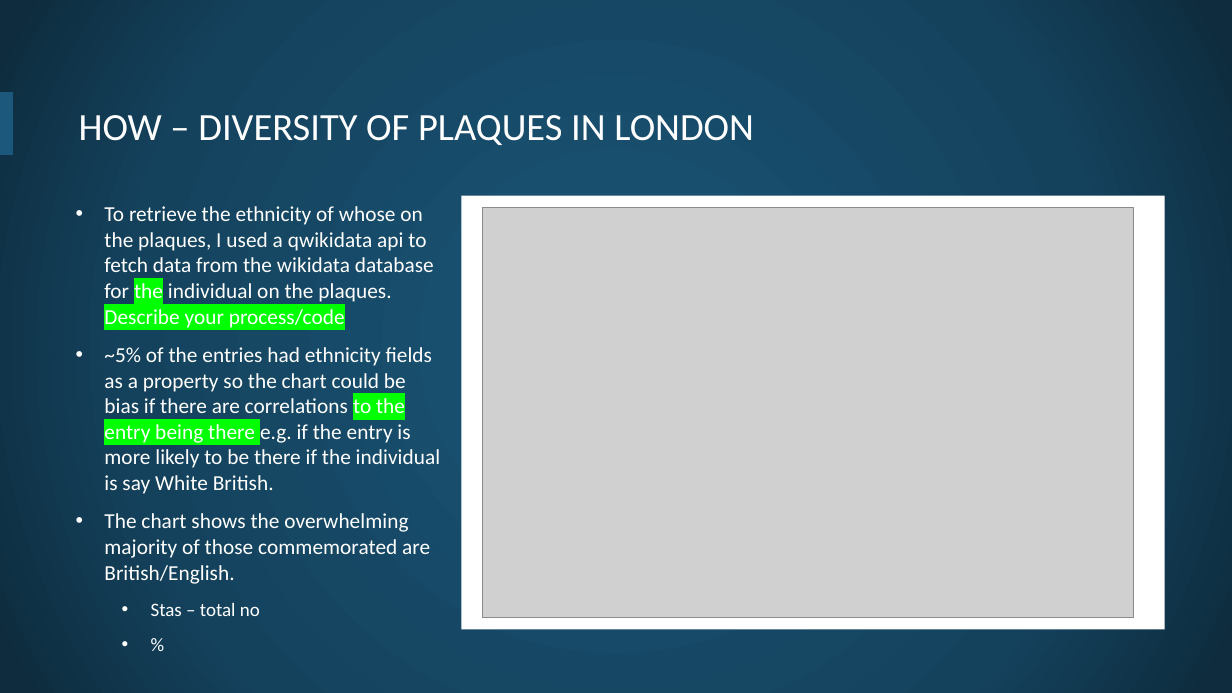
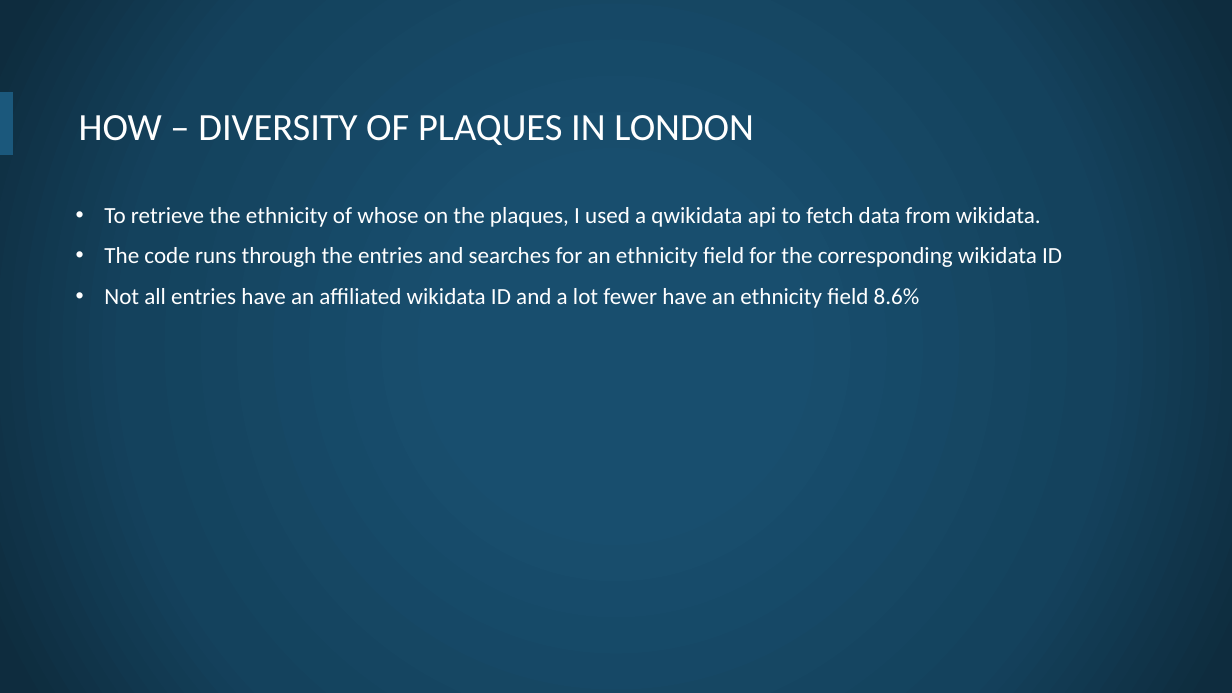
Before and after one commit to openheritage/open-plaques-diversity, a slide deck: slide 5 of The diversity of plaques in London.pptx. Drawn at 1232x693 pixels with LibreOffice and Linux fonts; fonts in the diff are those of the drawing; grey boxes stand for pictures; background and template pictures are left out. Boxes give left, top, right and bottom in pixels: in the first picture for what was removed or moved away, otherwise in the second. Text is boxed around its words. In the diff, an @@ line names an element or a change of style, - is before the commit and + after.

```diff
--- a/The diversity of plaques in London.pptx
+++ b/The diversity of plaques in London.pptx
@@ text at bbox=[104, 207, 1062, 308]: text changed; size 16.6 to 18 pt @@
-• To retrieve the ethnicity of whose on the plaques, I used a qwikidata api to fetch data from the wikidata database for the individual on the plaques. Describe your process/code
-• ~5% of the entries had ethnicity fields as a property so the chart could be bias if there are correlations to the entry being there e.g. if the entry is more likely to be there if the individual is say White British.
-• The chart shows the overwhelming majority of those commemorated are British/English.
-  • Stas – total no
-  • %
+• To retrieve the ethnicity of whose on the plaques, I used a qwikidata api to fetch data from wikidata.
+• The code runs through the entries and searches for an ethnicity field for the corresponding wikidata ID
+• Not all entries have an affiliated wikidata ID and a lot fewer have an ethnicity field 8.6%
@@ rectangle removed at bbox=[461, 196, 1165, 629] @@
@@ picture removed at bbox=[482, 207, 1134, 618] @@
```
Also in this commit, not shown: 4 other slides changed, 5 slides added, 3 slides removed.
